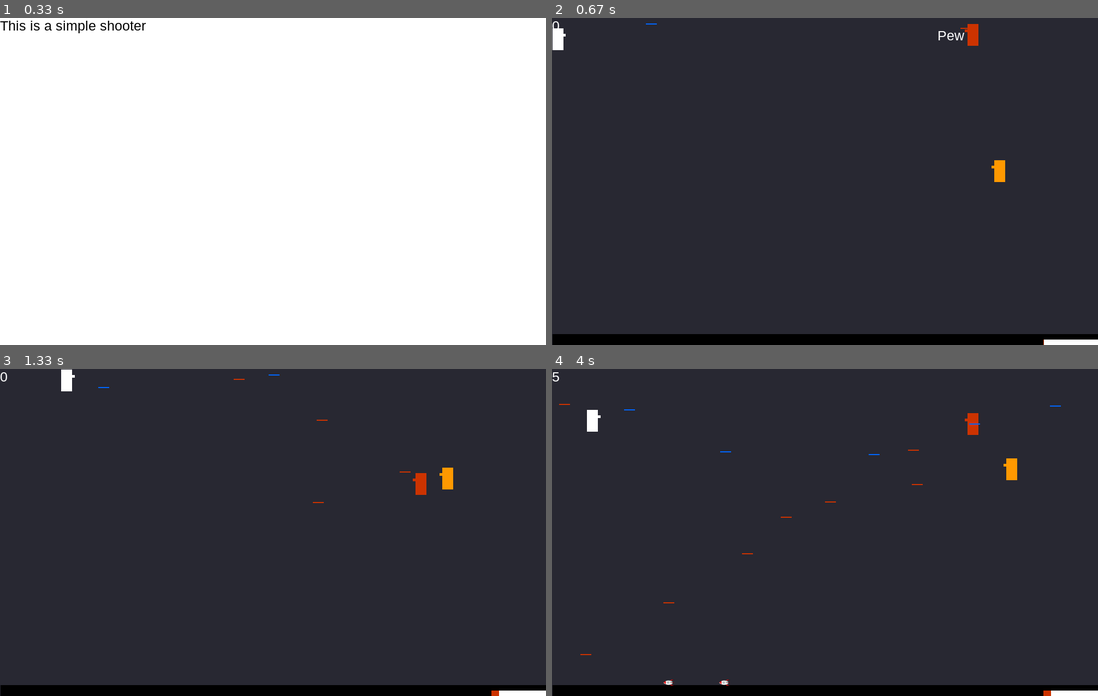
Above: before the commit, frames 1-4 (two rows, left to right).
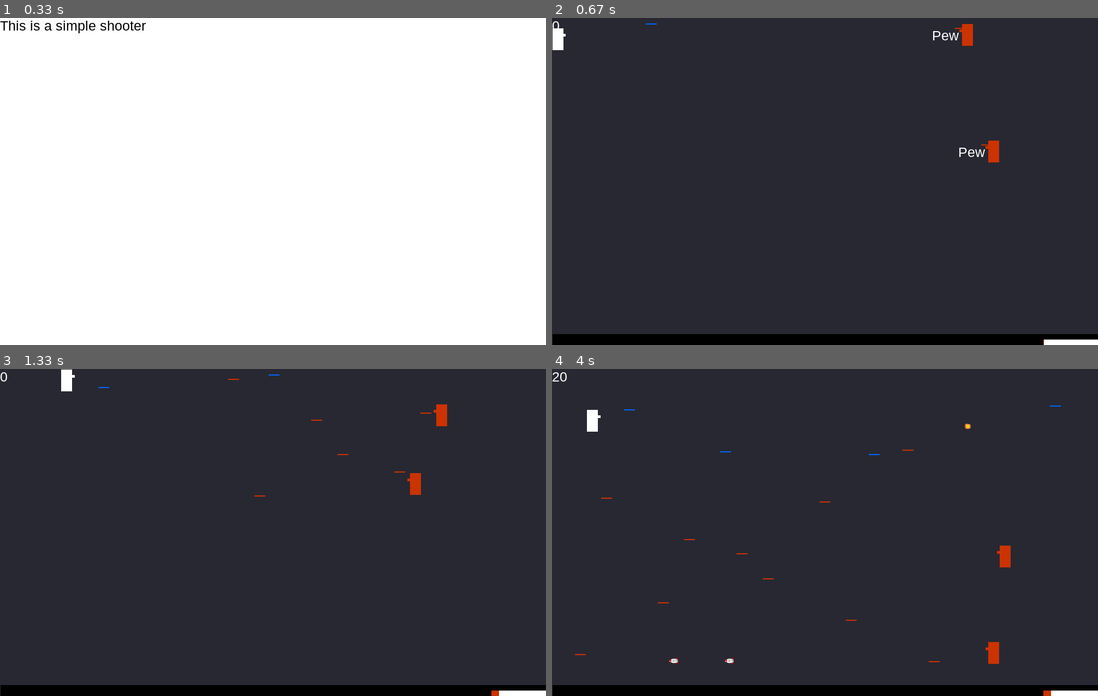
Above: after the commit, the same moments.

Repository: zwang20/SimpleShooter
Game: pygame game, started from simple_shooter.py
Two runs of this game, one before a commit and one after it. Both use one fixed random seed, a clock stepped at 60 frames per second and the inputs below.
Inputs:
- Up to frame 1 (0.33 s): no input
- Up to frame 2 (0.67 s): tap Space at 0.33 s
- Up to frame 3 (1.33 s): hold D 0.67-1.13 s; hold W from 1.17 s (still down); tap Space at 1.23 s
- Up to frame 4 (4 s): release W at 1.47 s; hold D 1.5-1.97 s; tap Space at 1.57, 1.87, 2.07, 2.37, 2.63, 2.97, 3.27, 3.4, 3.8 s; hold A 2-2.53 s; hold S 2.57-2.87 s; hold A 2.9-3.3 s; hold W 3.33-3.7 s; hold D from 3.73 s (still down)

Frame 1 is identical in both runs. In frame 2, 0.5% of the frame differs, in the area x 69-83%, y 1-51%; in frame 3, 0.5%; in frame 4, 0.8%, in the area x 0-86%, y 1-97%.

Commit message:
Change rocket

Diff:
--- a/simple_shooter.py
+++ b/simple_shooter.py
@@ -107,8 +107,8 @@
     limit = 3
 
     def __init__(self):
-        self.x = display_width - 10
-        self.y = display_height - ground_height - 10
+        self.x = display_width
+        self.y = display_height - ground_height - 10 - Player.height
         Rocket.rockets.append(self)
 
     def move(self):
@@ -195,7 +195,7 @@
     width = 20
     height = 40
     family = []
-    _difficulty = ("easy", "normal", "hard")
+    _difficulty = ("easy", "normal", "hard", 'hell')
 
     def __init__(self, difficulty=None):
         self.spawn()
@@ -223,7 +223,7 @@
         Enemy.family.append(self)
 
     def spawn(self):
-        self.x = randint(Enemy.spawn_range, display_width - Enemy.width - Bullet.width)
+        self.x = randint(Enemy.spawn_range, display_width - Enemy.width - Bullet.length)
         self.y = randint(0, display_height - ground_height - Enemy.height)
 
     def display(self):
